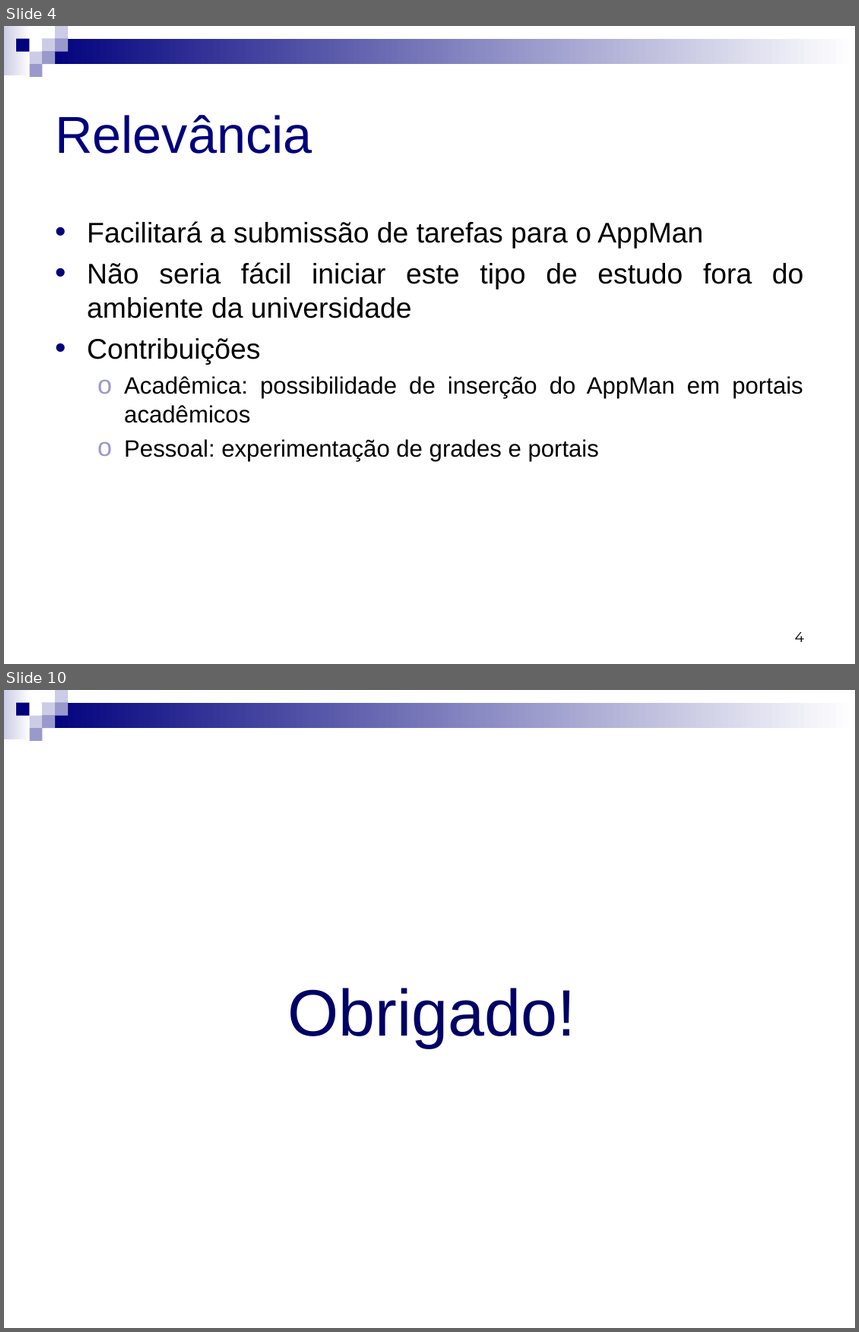
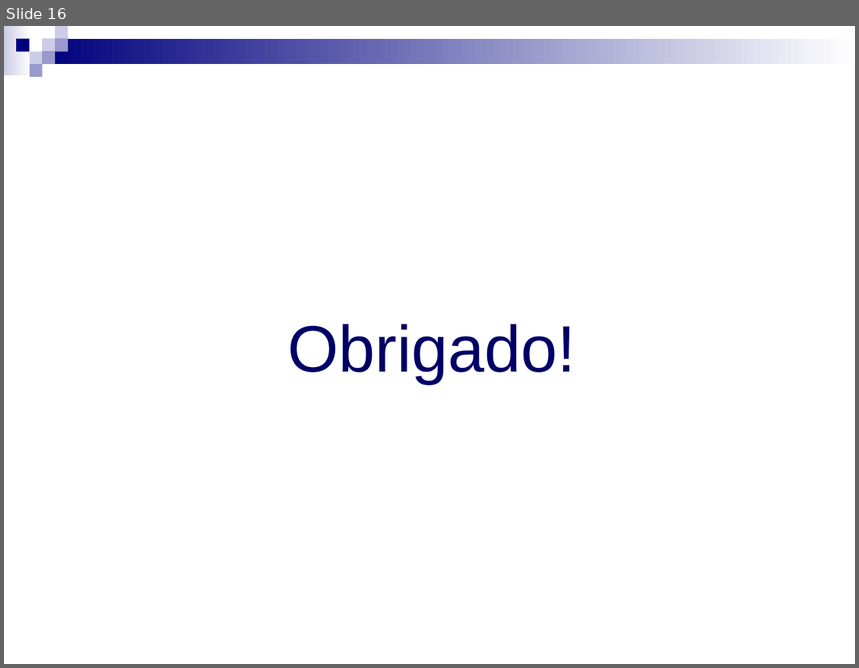
Before and after one commit to micheldavid/tcc-michel, a slide deck: Defesa/Michel David da Costa - Defesa - Apresentação.ppt. Shown one above the other, each under a label of ours: slides 4 and 10 before the commit, slide 16 after it; the slides between them are not shown. The pictures are 859x1332 and 859x668 pixels, drawn with LibreOffice and Linux fonts; fonts in the diff are those of the drawing. Boxes give left, top, right and bottom in pixels: in the first picture for what was removed or moved away, otherwise in the second. Text is boxed around its words. In the diff, an @@ line names an element or a change of style, - is before the commit and + after.

```diff
--- a/Defesa/Michel David da Costa - Defesa - Apresentação.ppt
+++ b/Defesa/Michel David da Costa - Defesa - Apresentação.ppt
@@ slide 4 removed at (4,26,855,664), background #FFFFFF; not listed: 9 template elements that a slide beside it also shows @@
@@ title removed at (55,115,312,154) @@
-Relevância
@@ text removed at (87,221,804,461) @@
-• Facilitará a submissão de tarefas para o AppMan
-• Não seria fácil iniciar este tipo de estudo fora do ambiente da universidade
-• Contribuições
-  ο Acadêmica: possibilidade de inserção do AppMan em portais acadêmicos
-  ο Pessoal: experimentação de grades e portais
@@ page number removed at (795,632,804,642) @@
-4
@@ what was slide 10 is now slide 16 @@
```
Also in this commit, not shown: 4 slides changed, 17 slides added, 6 other slides removed, 1 other file.
